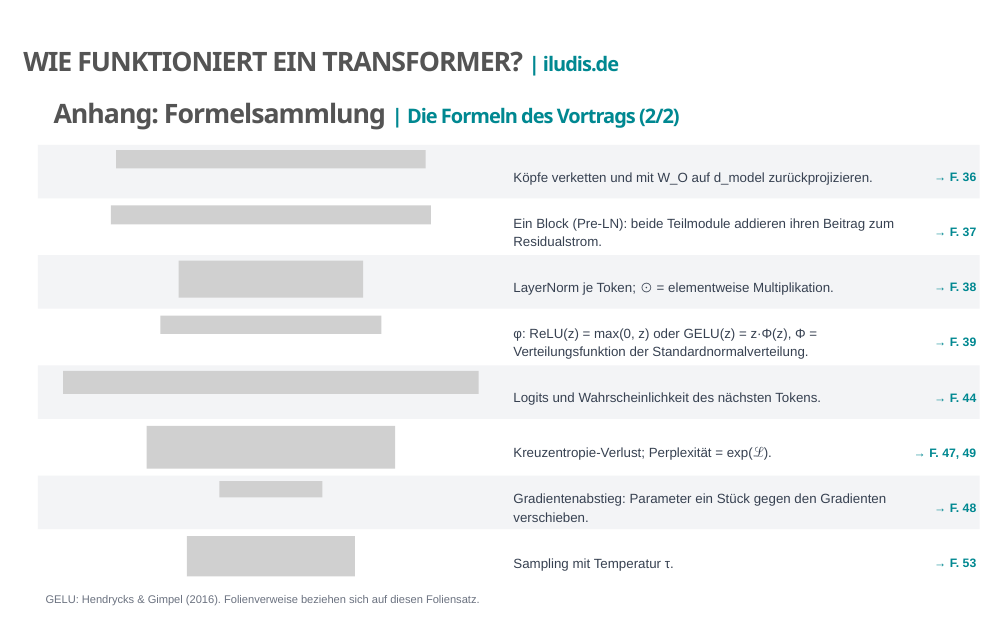
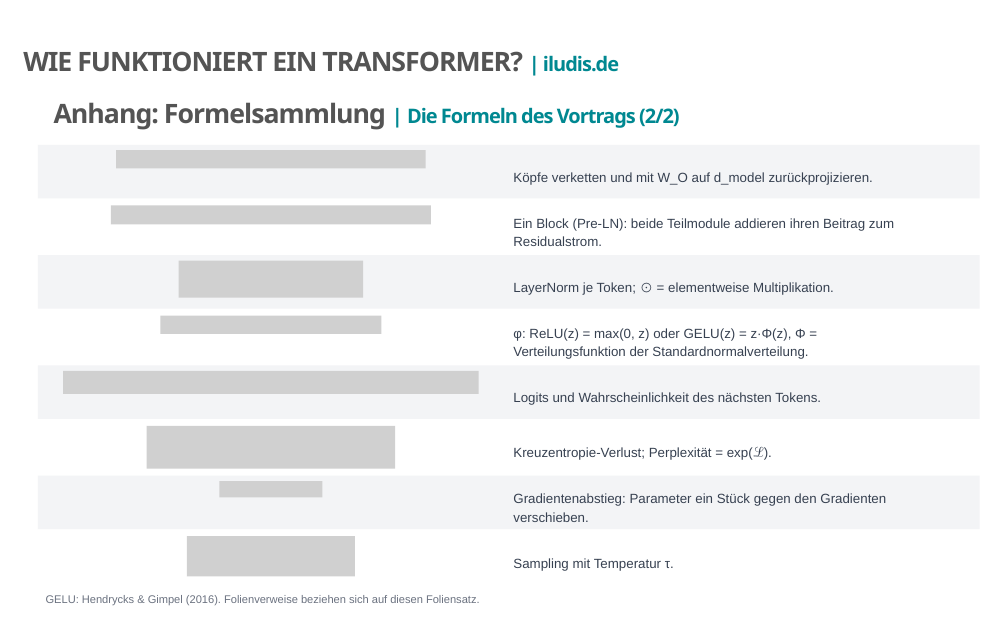
Before and after one commit to iludis52/DQR6_Material, a slide deck: slide 57 of M2a_Transformer/Dokumente/GPT_Vortrag_Version2026_rev.pptx. Drawn at 1008x630 pixels with LibreOffice and Linux fonts; fonts in the diff are those of the drawing; grey boxes stand for pictures; background and template pictures are left out. Boxes give left, top, right and bottom in pixels: in the first picture for what was removed or moved away, otherwise in the second. Text is boxed around its words. In the diff, an @@ line names an element or a change of style, - is before the commit and + after.

```diff
--- a/M2a_Transformer/Dokumente/GPT_Vortrag_Version2026_rev.pptx
+++ b/M2a_Transformer/Dokumente/GPT_Vortrag_Version2026_rev.pptx
@@ text removed at bbox=[950, 172, 977, 181] @@
-→ F. 36
@@ text removed at bbox=[950, 227, 977, 236] @@
-→ F. 37
@@ text removed at bbox=[950, 282, 977, 291] @@
-→ F. 38
@@ text removed at bbox=[950, 337, 977, 346] @@
-→ F. 39
@@ text removed at bbox=[950, 393, 977, 402] @@
-→ F. 44
@@ text removed at bbox=[929, 448, 977, 459] @@
-→ F. 47, 49
@@ text removed at bbox=[950, 503, 977, 512] @@
-→ F. 48
@@ text removed at bbox=[950, 558, 977, 567] @@
-→ F. 53
```
Also in this commit, not shown: 9 other slides changed, 22 other files.
